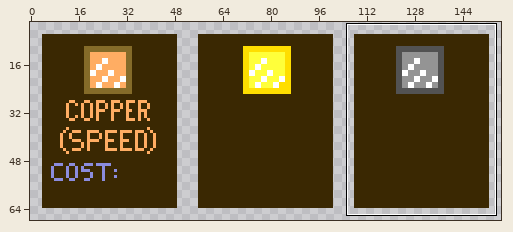
File history of a pixel-art file, Sprites/crafting_menu/upgrades.aseprite. Above, an overview of the earlier version with the close-up marked.
Close-up. Earlier state:
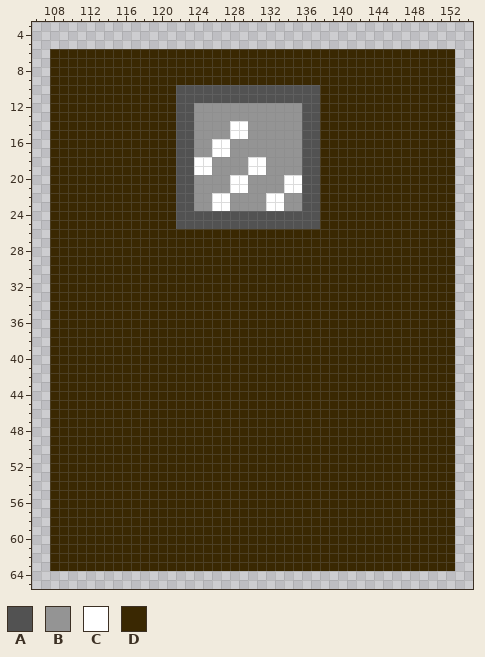
157x69 pixels, 1 frame. Shown: x 106..154, y 3..65. The wide view leaves out empty margins. The commit also changed other parts of the picture, which this record leaves out.
Palette (. is transparent): A #525252  B #949494  C #ffffff  D #3a2802
Now the later version:
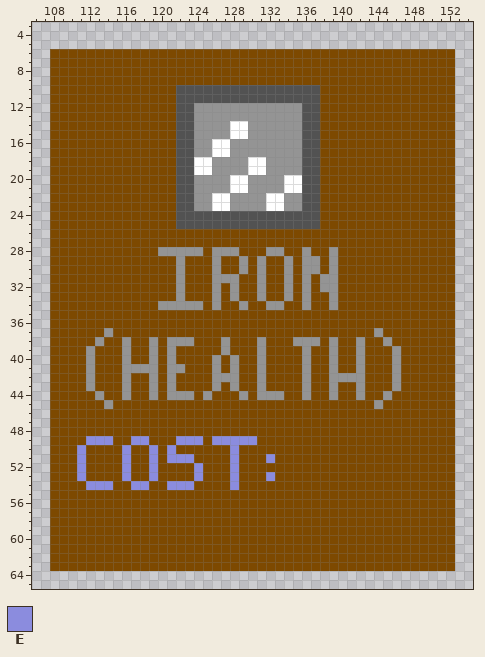
Colours new in this view: E #8b8cde
Diff:
Colour D changes from #3a2802 to #7d4900.
Layers "Layer 1", "Shape":
Colour D gives way to colour B in row 28 at x 120 to 124, 126 to 128, 132 to 133, 136 and 139; in rows 29 to 30 at x 122, 126, 129, 131, 134, 136 to 137 and 139; in row 31 at x 122, 126 to 128, 131, 134, 136 and 138 to 139; in row 32 at x 122, 126, 128, 131, 134, 136 and 138 to 139; in row 33 at x 122, 126, 128, 131, 134, 136 and 139; in row 34 at x 120 to 124, 126, 129, 132 to 133, 136 and 139.
Colour D gives way to colour B in row 37 at x 114 and 144; in row 38 at x 113, 116, 119, 121 to 123, 127, 131, 135 to 137, 139, 142 and 145; in row 39 at x 112, 116, 119, 121, 127, 131, 136, 139, 142 and 146; in row 40 at x 112, 116, 119, 121, 126, 128, 131, 136, 139, 142 and 146; in row 41 at x 112, 116 to 119, 121 to 122, 126, 128, 131, 136, 139, 142 and 146; in row 42 at x 112, 116, 119, 121, 126 to 128, 131, 136, 139 to 142 and 146.
Colour D gives way to colour B in row 43 at x 112, 116, 119, 121, 126, 128, 131, 136, 139, 142 and 146; in row 44 at x 113, 116, 119, 121 to 123, 125, 129, 131 to 133, 136, 139, 142 and 145; in row 45 at x 114 and 144.
Colour D gives way to colour E in row 49 at x 112 to 114, 117 to 118, 122 to 124 and 126 to 130; in row 50 at x 111, 116, 119, 121 and 128; in row 51 at x 111, 116, 119, 121 to 123, 128 and 132; in row 52 at x 111, 116, 119, 124 and 128; in row 53 at x 111, 116, 119, 124, 128 and 132; in row 54 at x 112 to 114, 117 to 118, 121 to 123 and 128.
